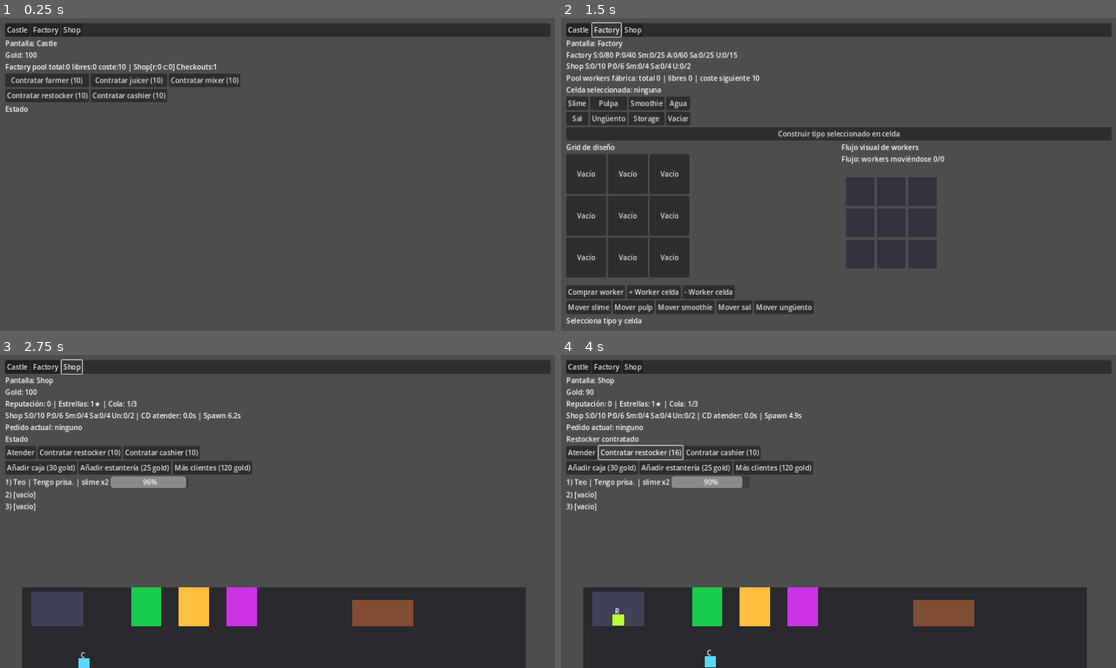
Above: before the commit, frames 1-4 (two rows, left to right).
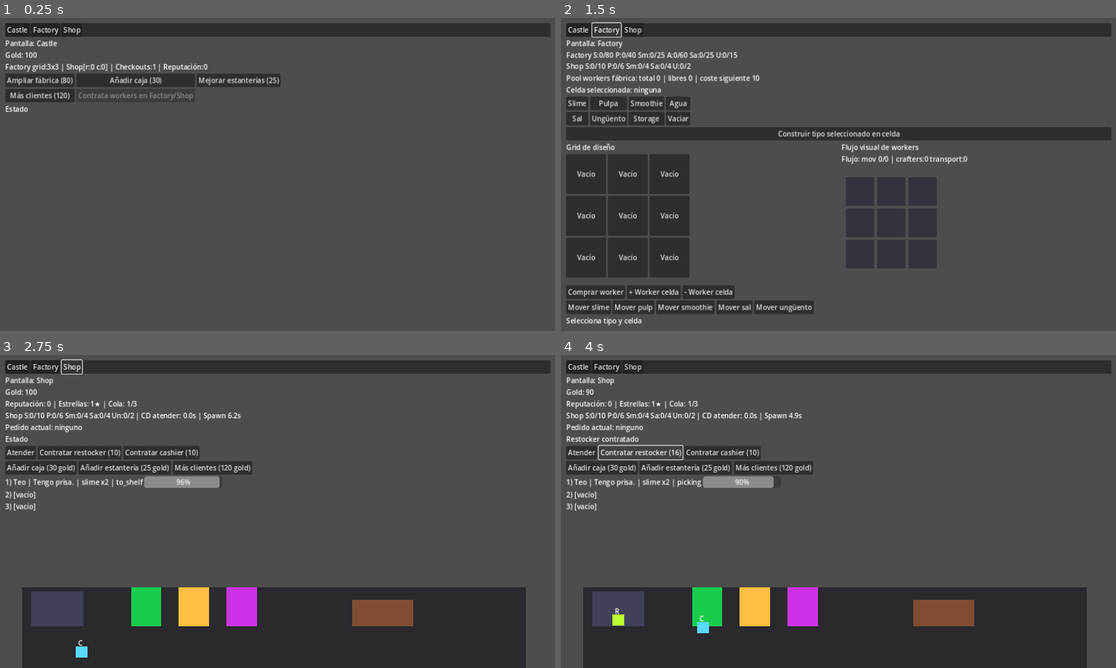
Above: after the commit, the same moments.

Repository: jazm1985-a11y/Prueba
Game: Godot game, scene res://Scenes/Main.tscn
The game is run twice, just before and just after one commit, with the same random seed, the same clock (stepped at 60 frames per second) and the same inputs.
Inputs:
- Up to frame 1 (0.25 s): no input
- Up to frame 2 (1.5 s): click "Castle" at 0.5 s; click "Factory" at 1.25 s
- Up to frame 3 (2.75 s): click "Shop" at 2 s
- Up to frame 4 (4 s): click "Atender" at 2.75 s; click "Contratar restocker (10)" at 3.5 s

The runs differ from the first frame. In frame 1, 1.5% of the frame differs, in the area x 1-51%, y 14-27%; in frame 2, 0.2%; in frame 3, 0.6%; in frame 4, 0.6%.

Commit message:
Implement clearer factory timing, shop flow, and castle upgrade-only role

Diff:
--- a/Scripts/Castle.gd
+++ b/Scripts/Castle.gd
@@ -5,35 +5,42 @@
 @onready var feedback_label: Label = $VBox/FeedbackLabel
 
 func _ready() -> void:
-	$VBox/HireButtons/FarmerButton.pressed.connect(_hire_factory_pool_worker)
-	$VBox/HireButtons/JuicerButton.pressed.connect(_hire_factory_pool_worker)
-	$VBox/HireButtons/MixerButton.pressed.connect(_hire_factory_pool_worker)
-	$VBox/HireButtons/RestockerButton.pressed.connect(func() -> void: _hire_shop_worker("restocker"))
-	$VBox/HireButtons/CashierButton.pressed.connect(func() -> void: _hire_shop_worker("cashier"))
+	$VBox/HireButtons/FarmerButton.pressed.connect(_upgrade_factory_grid)
+	$VBox/HireButtons/JuicerButton.pressed.connect(_upgrade_checkouts)
+	$VBox/HireButtons/MixerButton.pressed.connect(_upgrade_shelves)
+	$VBox/HireButtons/RestockerButton.pressed.connect(_upgrade_max_customers)
+	$VBox/HireButtons/CashierButton.disabled = true
+	$VBox/HireButtons/CashierButton.text = "Contrata workers en Factory/Shop"
 	GameState.state_changed.connect(_refresh)
 	_refresh()
 
-func _hire_factory_pool_worker() -> void:
-	var result:String = GameState.try_hire_factory_worker()
-	if result == "OK":
-		feedback_label.text = "Worker de fábrica contratado"
-	else:
-		feedback_label.text = result
+func _upgrade_factory_grid() -> void:
+	var result:String = GameState.try_upgrade_factory_grid()
+	feedback_label.text = "Fábrica ampliada" if result == "OK" else result
 
-func _hire_shop_worker(worker_type: String) -> void:
-	var result:String = GameState.hire_worker(worker_type)
-	if result == "OK":
-		feedback_label.text = "Contratado: " + worker_type
-	else:
-		feedback_label.text = result
+func _upgrade_checkouts() -> void:
+	var result:String = GameState.try_upgrade_checkouts()
+	feedback_label.text = "Nueva caja" if result == "OK" else result
+
+func _upgrade_shelves() -> void:
+	var result:String = GameState.try_upgrade_shelves()
+	feedback_label.text = "Estanterías mejoradas" if result == "OK" else result
+
+func _upgrade_max_customers() -> void:
+	var result:String = GameState.try_upgrade_max_visible_customers()
+	feedback_label.text = "Capacidad de clientes mejorada" if result == "OK" else result
 
 func _refresh() -> void:
 	gold_label.text = "Gold: %d" % GameState.gold
-	workers_label.text = "Factory pool total:%d libres:%d coste:%d | Shop[r:%d c:%d] Checkouts:%d" % [
-		GameState.factory_worker_pool_total,
-		GameState.factory_worker_pool_unassigned,
-		GameState.get_factory_worker_hire_cost(),
+	$VBox/HireButtons/FarmerButton.text = "Ampliar fábrica (%d)" % GameState.get_factory_grid_upgrade_cost()
+	$VBox/HireButtons/JuicerButton.text = "Añadir caja (%d)" % GameState.get_checkout_upgrade_cost()
+	$VBox/HireButtons/MixerButton.text = "Mejorar estanterías (%d)" % GameState.get_shelf_upgrade_cost()
+	$VBox/HireButtons/RestockerButton.text = "Más clientes (%d)" % GameState.get_upgrade_max_visible_customers_cost()
+	workers_label.text = "Factory grid:%dx%d | Shop[r:%d c:%d] | Checkouts:%d | Reputación:%d" % [
+		GameState.factory_grid_size,
+		GameState.factory_grid_size,
 		GameState.shop_workers["restocker"],
 		GameState.shop_workers["cashier"],
-		GameState.checkouts
+		GameState.checkouts,
+		GameState.reputation
 	]
--- a/Scripts/Factory.gd
+++ b/Scripts/Factory.gd
@@ -106,11 +106,15 @@
 	var progress: float = float(GameState.factory_cell_progress.get(cell_id, 0.0))
 	if progress > 0.0 and progress < 1.0:
 		label += "\n%3d%%" % int(progress * 100.0)
+	var runtime: Dictionary = GameState.get_factory_cell_runtime(cell_id)
+	if int(runtime.get("crafters", 0)) > 0:
+		label += "\nT:%.1fs" % float(runtime.get("cycle_time", 0.0))
 	return label
+
 
 func _on_grid_cell_pressed(cell_id: String) -> void:
 	selected_cell_id = cell_id
-	selected_cell_label.text = "Celda seleccionada: " + cell_id + " | Tipo a construir: " + selected_station_type
+	_update_selected_cell_details()
 	_rebuild_grid()
 
 func _build_world_grid() -> void:
@@ -165,7 +169,7 @@
 	for cell_id in GameState.factory_cell_workers.keys():
 		var count:int = int(GameState.factory_cell_workers[cell_id])
 		for i in range(count):
-			var node := _create_worker_node()
+			var node := _create_worker_node(i > 0)
 			node.position = _cell_center(cell_id) + Vector2(float(i % 2) * 8.0, float(i / 2) * 8.0)
 			world_workers.add_child(node)
 			worker_agents.append({
@@ -173,15 +177,16 @@
 				"home": cell_id,
 				"state": "idle",
 				"target": cell_id,
-				"item": ""
+				"item": "",
+				"role": "transport" if i > 0 else "crafter"
 			})
 
-func _create_worker_node() -> Node2D:
+func _create_worker_node(is_transporter: bool) -> Node2D:
 	var node := Node2D.new()
 	var body := ColorRect.new()
 	body.size = Vector2(12, 12)
 	body.position = Vector2(-6, -6)
-	body.color = Color(1.0, 0.95, 0.4)
+	body.color = Color(0.9, 0.75, 0.25) if is_transporter else Color(0.95, 1.0, 0.4)
 	node.add_child(body)
 	var carry := ColorRect.new()
 	carry.name = "Carry"
@@ -200,6 +205,10 @@
 func _update_single_worker(agent: Dictionary, delta: float) -> void:
 	var node: Node2D = agent["node"]
 	var carry: ColorRect = node.get_node("Carry") as ColorRect
+	if agent.get("role", "") == "crafter":
+		node.position = node.position.move_toward(_cell_center(agent["home"]), WORKER_SPEED * delta)
+		carry.visible = false
+		return
 	if agent["state"] == "idle":
 		var task := _pick_task_for_cell(agent["home"])
 		if not task.is_empty():
@@ -299,10 +308,32 @@
 
 func _update_flow_label() -> void:
 	var moving:int = 0
+	var crafters:int = 0
+	var transporters:int = 0
 	for agent in worker_agents:
+		if agent.get("role", "") == "crafter":
+			crafters += 1
+		else:
+			transporters += 1
 		if agent["state"] != "idle":
 			moving += 1
-	flow_label.text = "Flujo: workers moviéndose %d/%d" % [moving, worker_agents.size()]
+	flow_label.text = "Flujo: mov %d/%d | crafters:%d transport:%d" % [moving, worker_agents.size(), crafters, transporters]
+
+func _update_selected_cell_details() -> void:
+	if selected_cell_id == "":
+		selected_cell_label.text = "Celda seleccionada: ninguna"
+		return
+	var runtime: Dictionary = GameState.get_factory_cell_runtime(selected_cell_id)
+	var crafters:int = int(runtime.get("crafters", 0))
+	var transporters:int = int(runtime.get("transporters", 0))
+	var cycle_time: float = float(runtime.get("cycle_time", 0.0))
+	selected_cell_label.text = "Celda %s | build:%s | crafters:%d transport:%d | ciclo:%.1fs" % [
+		selected_cell_id,
+		selected_station_type,
+		crafters,
+		transporters,
+		cycle_time
+	]
 
 func _refresh() -> void:
 	stock_label.text = "Factory S:%d/%d P:%d/%d Sm:%d/%d A:%d/%d Sa:%d/%d U:%d/%d\nShop S:%d/%d P:%d/%d Sm:%d/%d Sa:%d/%d U:%d/%d" % [
@@ -323,10 +354,7 @@
 		GameState.factory_worker_pool_unassigned,
 		GameState.get_factory_worker_hire_cost()
 	]
-	if selected_cell_id != "":
-		selected_cell_label.text = "Celda seleccionada: %s | Tipo a construir: %s" % [selected_cell_id, selected_station_type]
-	else:
-		selected_cell_label.text = "Celda seleccionada: ninguna"
+	_update_selected_cell_details()
 	if cell_markers.size() != GameState.factory_grid_size * GameState.factory_grid_size:
 		_build_world_grid()
 	_sync_world_grid_colors()
--- a/Scripts/GameState.gd
+++ b/Scripts/GameState.gd
@@ -129,6 +129,23 @@
 		return "Storage"
 	return "%s\nW:%d" % [t.capitalize(), w]
 
+func get_factory_cell_runtime(cell_id: String) -> Dictionary:
+	var station_type: String = String(factory_cell_types.get(cell_id, ""))
+	var workers:int = int(factory_cell_workers.get(cell_id, 0))
+	if station_type == "" or station_type == "storage":
+		return {"station": station_type, "crafters": 0, "transporters": 0, "efficiency": 0.0, "cycle_time": 0.0}
+	var crafters:int = 1 if workers > 0 else 0
+	var transporters:int = max(workers - crafters, 0)
+	var efficiency := _get_factory_efficiency_for_cell(cell_id, station_type, transporters)
+	var cycle_time: float = station_time[station_type] / max(efficiency, 0.0001)
+	return {
+		"station": station_type,
+		"crafters": crafters,
+		"transporters": transporters,
+		"efficiency": efficiency,
+		"cycle_time": cycle_time
+	}
+
 func _update_factory_cells(delta: float) -> void:
 	var changed: bool = false
 	for cell_id in factory_cell_types.keys():
@@ -138,10 +155,12 @@
 		var workers:int = int(factory_cell_workers.get(cell_id, 0))
 		if workers <= 0:
 			continue
-		var efficiency := _get_factory_efficiency_for_cell(cell_id, station_type)
+		var crafters:int = 1
+		var transporters:int = max(workers - crafters, 0)
+		var efficiency := _get_factory_efficiency_for_cell(cell_id, station_type, transporters)
 		if efficiency <= 0.0:
 			continue
-		var progress_gain: float = (delta * float(workers) * efficiency) / station_time[station_type]
+		var progress_gain: float = (delta * float(crafters) * efficiency) / station_time[station_type]
 		factory_cell_progress[cell_id] = float(factory_cell_progress.get(cell_id, 0.0)) + progress_gain
 		while factory_cell_progress[cell_id] >= 1.0:
 			var produced: bool = _try_produce_from_cell(station_type)
@@ -153,10 +172,12 @@
 	if changed:
 		emit_signal("state_changed")
 
-func _get_factory_efficiency_for_cell(cell_id: String, station_type: String) -> float:
+func _get_factory_efficiency_for_cell(cell_id: String, station_type: String, transporters: int = 0) -> float:
 	var target_type:String = _get_station_primary_target(station_type)
 	var dist:int = _get_distance_to_closest_station(cell_id, target_type)
-	return 1.0 / max(1.0, 1.0 + float(dist) * 0.25)
+	var distance_penalty: float = max(0.35, 1.0 - float(dist) * 0.16)
+	var transport_bonus: float = 1.0 + min(float(transporters), 3.0) * 0.22
+	return clampf(distance_penalty * transport_bonus, 0.2, 1.6)
 
 func _get_station_primary_target(station_type: String) -> String:
 	if station_type == "slime":
@@ -491,6 +512,19 @@
 	emit_signal("state_changed")
 	return "OK"
 
+func get_factory_grid_upgrade_cost() -> int:
+	return 80 + max(factory_grid_size - 3, 0) * 60
+
+func try_upgrade_factory_grid() -> String:
+	var cost:int = get_factory_grid_upgrade_cost()
+	if gold < cost:
+		return "Falta gold"
+	if factory_grid_size >= 6:
+		return "Capacidad llena"
+	gold -= cost
+	expand_factory_grid()
+	return "OK"
+
 func expand_factory_grid() -> void:
 	factory_grid_size += 1
 	emit_signal("state_changed")
--- a/Scripts/Shop.gd
+++ b/Scripts/Shop.gd
@@ -2,6 +2,8 @@
 
 const CUSTOMER_SPEED:float = 120.0
 const WORKER_SPEED:float = 95.0
+const PICK_ITEM_TIME:float = 0.9
+const CHECKOUT_TIME:float = 1.4
 const CUSTOMER_NAMES := ["Lima", "Nora", "Bruno", "Paz", "Sol", "Iris", "Teo", "Mina", "Leo", "Vera"]
 const CUSTOMER_DIALOGUES := [
 	"Tengo prisa.",
@@ -135,7 +137,10 @@
 		"order": {"item": pick["item"], "amount": amount},
 		"patience": GameState.max_customer_wait,
 		"node": node,
-		"state": "to_queue1"
+		"state": "to_shelf",
+		"pick_timer": PICK_ITEM_TIME + randf_range(0.0, 0.9),
+		"checkout_timer": CHECKOUT_TIME + randf_range(0.0, 0.9),
+		"shelf_target": _get_customer_shelf_position(pick["item"]) + Vector2(randf_range(-10.0, 10.0), randf_range(-8.0, 8.0))
 	}
 
 func _update_customer_patience(delta: float) -> void:
@@ -155,10 +160,17 @@
 		var node: Node2D = customer["node"]
 		if not is_instance_valid(node):
 			continue
+		if customer["state"] == "picking":
+			customer["pick_timer"] = maxf(0.0, float(customer.get("pick_timer", PICK_ITEM_TIME)) - delta)
+			if customer["pick_timer"] <= 0.0:
+				customer["state"] = "to_queue1"
+			continue
 		var target := _get_customer_target(customer, i)
 		node.position = node.position.move_toward(target, CUSTOMER_SPEED * delta)
 		if node.position.distance_to(target) < 2.0:
-			if customer["state"] == "to_queue1":
+			if customer["state"] == "to_shelf":
+				customer["state"] = "picking"
+			elif customer["state"] == "to_queue1":
 				customer["state"] = "to_queue2"
 			elif customer["state"] == "to_queue2":
 				customer["state"] = "to_counter"
@@ -167,10 +179,12 @@
 
 func _get_customer_target(customer: Dictionary, index: int) -> Vector2:
 	var state: String = customer["state"]
+	if state == "to_shelf":
+		return customer.get("shelf_target", shelf_slime_point.position)
 	if state == "to_queue1":
-		return queue1_point.position + Vector2(float(index) * 24.0, 0.0)
+		return queue1_point.position + Vector2(float(index % max(1, GameState.checkouts)) * 24.0, float(index / max(1, GameState.checkouts)) * 16.0)
 	if state == "to_queue2":
-		return queue2_point.position + Vector2(float(index) * 24.0, 0.0)
+		return queue2_point.position + Vector2(float(index % max(1, GameState.checkouts)) * 24.0, float(index / max(1, GameState.checkouts)) * 16.0)
 	if state == "to_counter" or state == "waiting_checkout":
 		return counter_point.position
 	if state == "to_exit":
@@ -197,9 +211,18 @@
 	if candidate.is_empty():
 		feedback_label.text = "Falta input"
 		return
+	if candidate.get("state", "") == "waiting_checkout":
+		candidate["state"] = "checking_out"
+	if candidate["state"] == "checking_out":
+		candidate["checkout_timer"] = maxf(0.0, float(candidate.get("checkout_timer", CHECKOUT_TIME)) - 0.5)
+		if candidate["checkout_timer"] > 0.0:
+			feedback_label.text = "Cobro en progreso..."
+			serve_cooldown = 0.5
+			return
 	var success := GameState.try_fulfill_order(candidate["order"])
 	if not success:
 		feedback_label.text = "Falta input"
+		candidate["state"] = "waiting_checkout"
 		return
 	serve_cooldown = 1.0
 	GameState.record_customer_outcome(true)
@@ -207,6 +230,9 @@
 	_remove_customer(candidate)
 
 func _get_front_waiting_customer() -> Dictionary:
+	for customer in customers:
+		if customer["state"] == "checking_out":
+			return customer
 	for customer in customers:
 		if customer["state"] == "waiting_checkout":
 			return customer
@@ -340,12 +366,20 @@
 		return Color(0.9, 0.5, 0.1)
 	return Color(0.8, 0.2, 0.9)
 
+func _get_customer_shelf_position(item: String) -> Vector2:
+	if item == "slime":
+		return shelf_slime_point.position
+	if item == "pulp" or item == "sal":
+		return shelf_pulp_point.position
+	return shelf_smoothie_point.position
+
 func _refresh_order_label() -> void:
 	var front := _get_front_waiting_customer()
 	if front.is_empty():
 		order_label.text = "Pedido actual: ninguno"
 		return
-	order_label.text = "Pedido actual: %s x%d" % [front["order"]["item"], front["order"]["amount"]]
+	var state_suffix := " (cobro)" if String(front.get("state", "")) == "checking_out" else ""
+	order_label.text = "Pedido actual: %s x%d%s" % [front["order"]["item"], front["order"]["amount"], state_suffix]
 
 func _refresh_client_slots() -> void:
 	for child in client_slots.get_children():
@@ -356,7 +390,7 @@
 		if i < customers.size():
 			var c: Dictionary = customers[i]
 			var info := Label.new()
-			info.text = "%d) %s | %s | %s x%d" % [i + 1, c["name"], c["dialog"], c["order"]["item"], c["order"]["amount"]]
+			info.text = "%d) %s | %s | %s x%d | %s" % [i + 1, c["name"], c["dialog"], c["order"]["item"], c["order"]["amount"], c.get("state", "")]
 			row.add_child(info)
 			var bar := ProgressBar.new()
 			bar.min_value = 0
